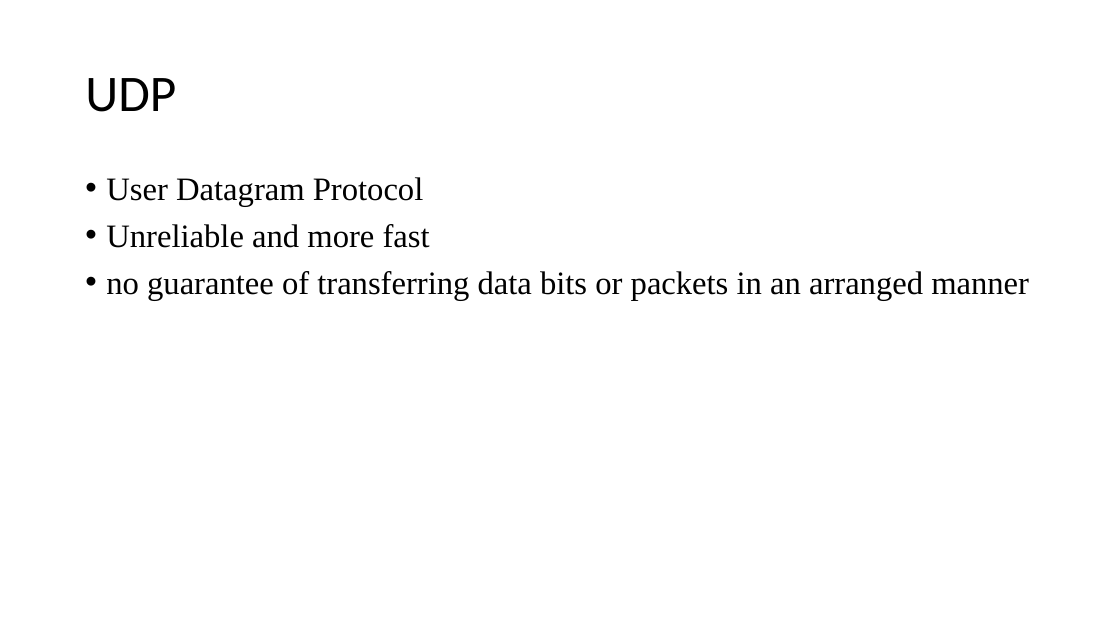
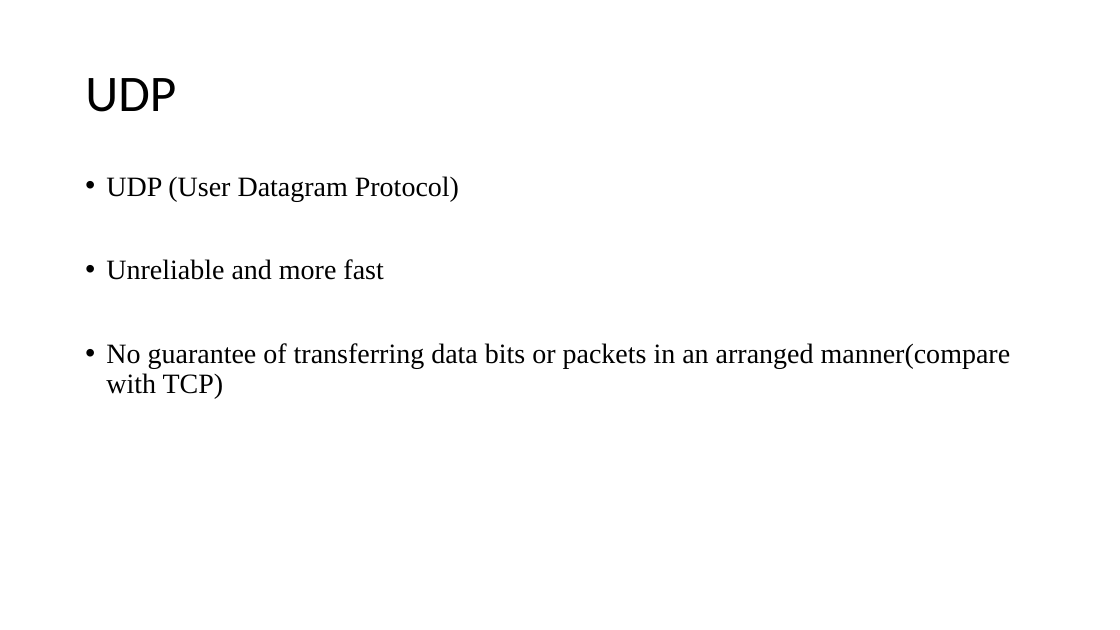
Before and after one commit to hfchen2132131/Network_lab, a slide deck: slide 12 of lab1/Lab 1 Introduction.pptx (slide 8 before the commit). Drawn at 1120x630 pixels with LibreOffice and Linux fonts; fonts in the diff are those of the drawing. Boxes give left, top, right and bottom in pixels: in the first picture for what was removed or moved away, otherwise in the second. Text is boxed around its words. In the diff, an @@ line names an element or a change of style, - is before the commit and + after.

```diff
--- a/lab1/Lab 1 Introduction.pptx
+++ b/lab1/Lab 1 Introduction.pptx
@@ text at [106,176,459,201]: text changed; size 28 to 24 pt @@
-• User Datagram Protocol
+• UDP (User Datagram Protocol)
@@ text at [106,259,383,280]: size 28 to 24 pt in "Unreliable and more fast" @@
@@ text at [106,343,1011,399]: text changed; size 28 to 24 pt @@
-• no guarantee of transferring data bits or packets in an arranged manner
+• No guarantee of transferring data bits or packets in an arranged manner(compare with TCP)
```
Also in this commit, not shown: 7 other slides changed, 7 slides added, 2 slides removed, 17 other files.
